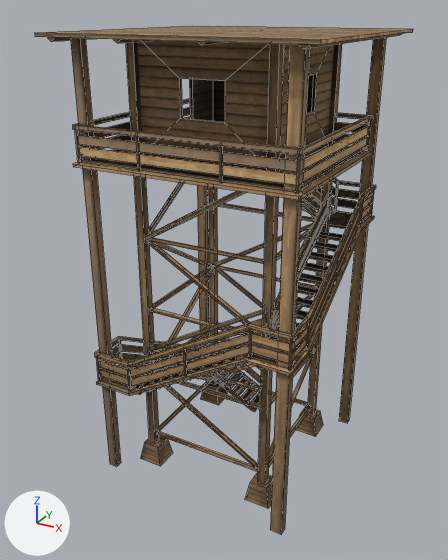
What one commit did to the FBX model Art/Models/Building7.fbx.
Both versions are drawn from a 50 mm lens placed at (4.69, -9.0, 8.64), pointed at (-0.15, -0.21, 4.25). Every picture has the same lights, and +X, +Y and +Z are marked at lower left. Mesh edges are drawn as thin lines.

The older version as bpy lines, for what is in view:
```python
me_watchtower = bpy.data.meshes.new('watchtower')
me_watchtower.from_pydata(...)  # 1633 vertices, 1024 faces; spans x -2.11..2.11, y -2.11..2.11, z 0.0..7.65
me_watchtower.materials.append(mat_watchtower)  # picture img_wood_tower_col_jpg
ob_watchtowerhigh = bpy.data.objects.new('watchtowerHigh', me_watchtower)
ob_watchtowerhigh.location = (0.0, 0.0, 0.67)
```
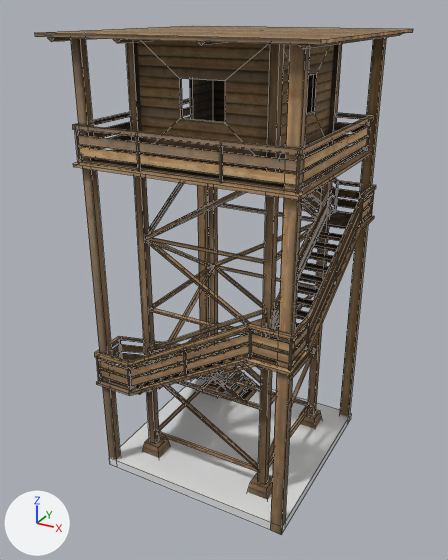
The newer file is also turned or shifted as a whole; pictures and numbers use the older file's frame.

The change, as a list of edits to the scene's bpy script:
```text
Add me_plane_001:
    me_plane_001.from_pydata(...)  # a box spanning x -3.4..0.19, y -1.62..1.95, z -0.16..0.0
Add ob_construction:
    ob_construction = bpy.data.objects.new('Construction', me_plane_001)
    ob_construction.location = (1.61, -0.15, 0.83)
```

What differs and where, as boxes (x1, y1, x2, y2) in the pictures (448 x 560 px):
'Construction', added
    after: (109, 377, 351, 533)
